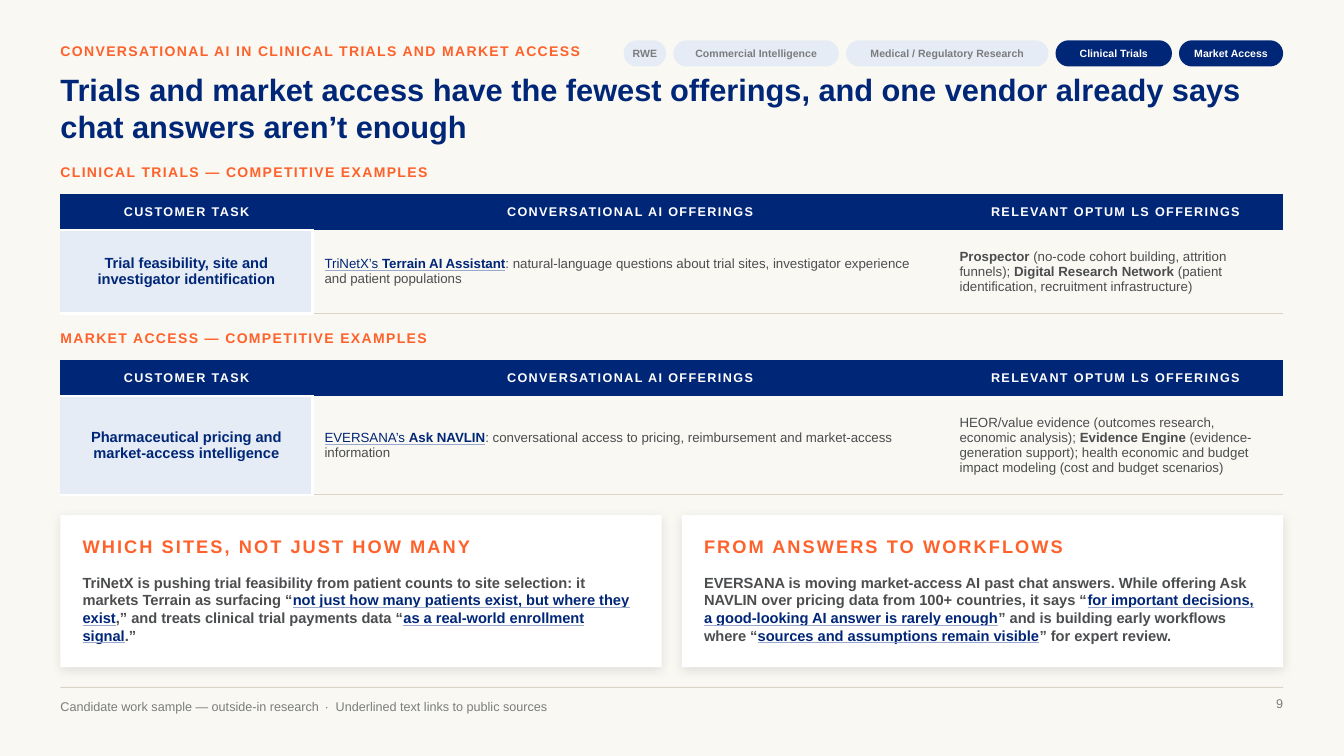
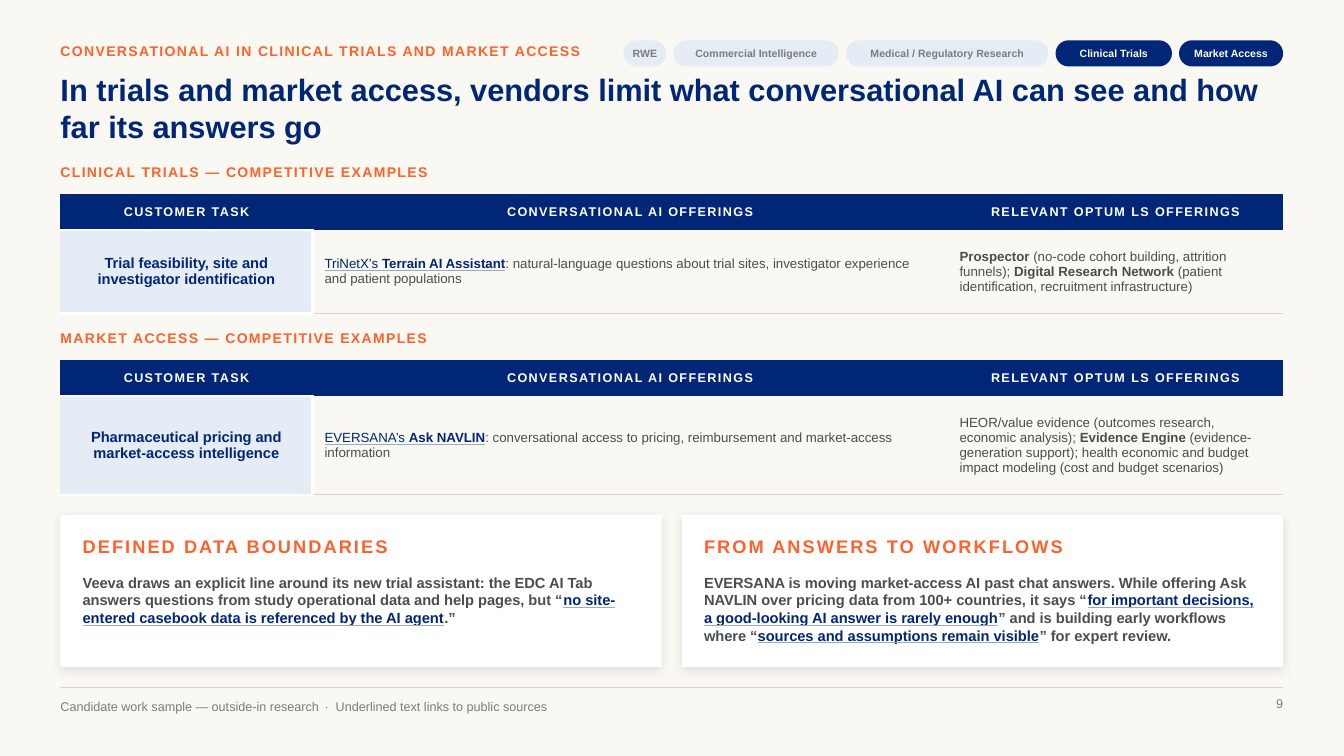
Before and after one commit to marinojt/test, a slide deck: slide 9 of deck/Optum-LS-Conversational-AI-10.16.pptx. Drawn at 1344x756 pixels with LibreOffice and Linux fonts; fonts in the diff are those of the drawing. Boxes give left, top, right and bottom in pixels: in the first picture for what was removed or moved away, otherwise in the second. Text is boxed around its words. In the diff, an @@ line names an element or a change of style, - is before the commit and + after.

```diff
--- a/deck/Optum-LS-Conversational-AI-10.16.pptx
+++ b/deck/Optum-LS-Conversational-AI-10.16.pptx
@@ title at [60, 78, 1257, 143]: text changed @@
-Trials and market access have the fewest offerings, and one vendor already says chat answers aren’t enough
+In trials and market access, vendors limit what conversational AI can see and how far its answers go
@@ text at [83, 540, 470, 556]: text changed @@
-WHICH SITES, NOT JUST HOW MANY
+DEFINED DATA BOUNDARIES
@@ text at [83, 577, 615, 626]: text changed @@
-TriNetX is pushing trial feasibility from patient counts to site selection: it markets Terrain as surfacing “not just how many patients exist, but where they exist,” and treats clinical trial payments data “as a real-world enrollment signal.”
+Veeva draws an explicit line around its new trial assistant: the EDC AI Tab answers questions from study operational data and help pages, but “no site-entered casebook data is referenced by the AI agent.”
```
Also in this commit, not shown: 4 other slides changed, 6 other files.
